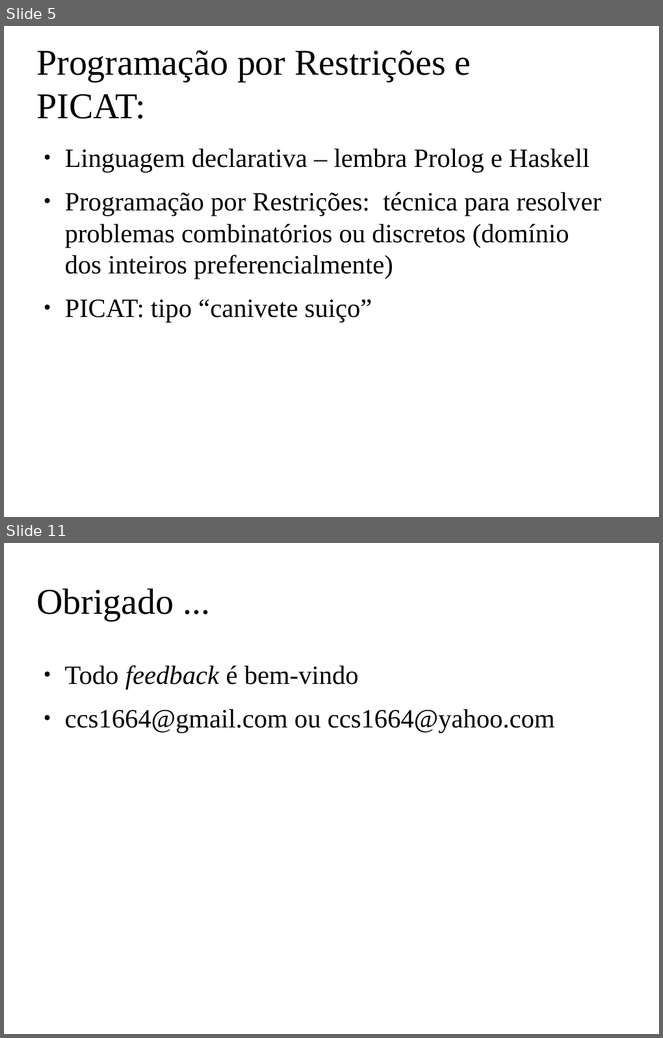
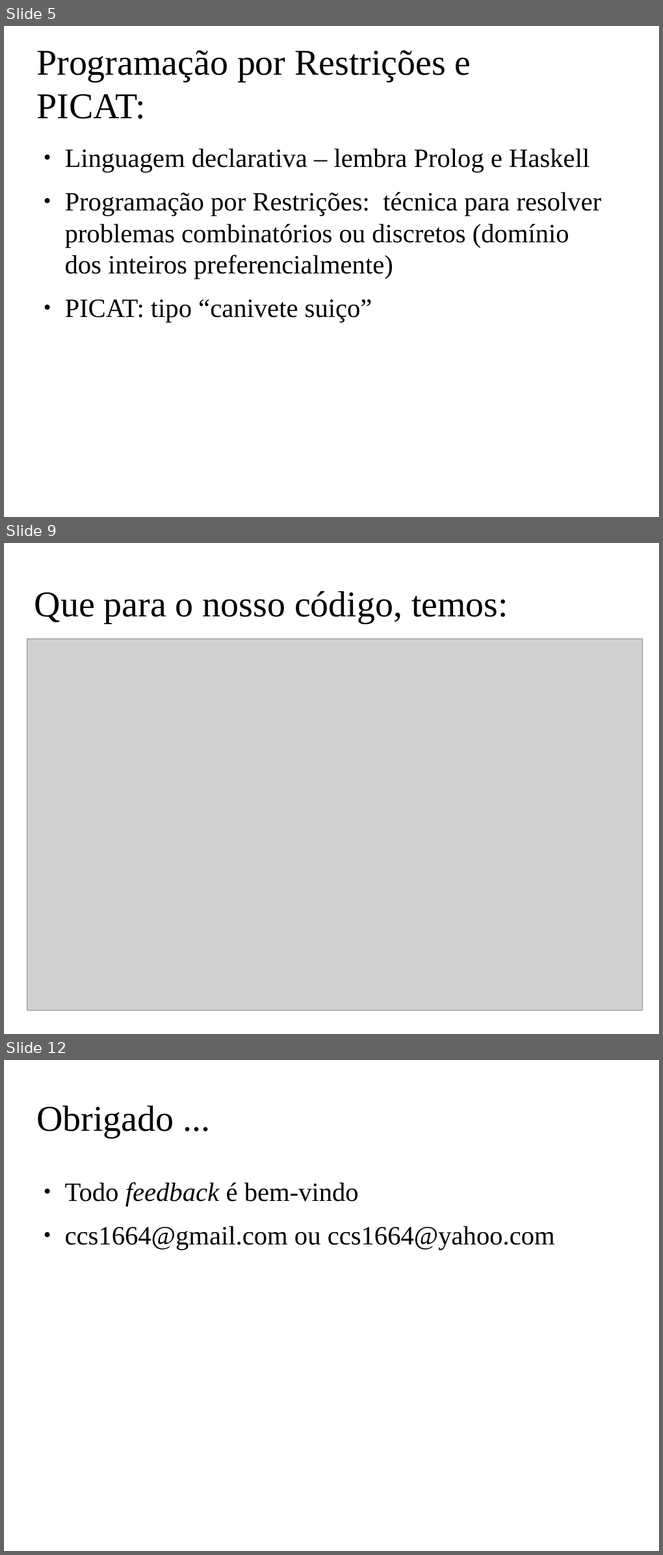
Before and after one commit to claudiosa/CCS, a slide deck: picat/YOUTUBE_Racha_Cuca/slides_racha_cuca.odp. Shown one above the other, each under a label of ours: slides 5 and 11 before the commit, slides 5, 9 and 12 after it; the slides between them are not shown. The pictures are 663x1038 and 663x1555 pixels, drawn with LibreOffice and Linux fonts; fonts in the diff are those of the drawing; grey boxes stand for pictures; background and template pictures are left out. Boxes give left, top, right and bottom in pixels: in the first picture for what was removed or moved away, otherwise in the second. Text is boxed around its words. In the diff, an @@ line names an element or a change of style, - is before the commit and + after.

```diff
--- a/picat/YOUTUBE_Racha_Cuca/slides_racha_cuca.odp
+++ b/picat/YOUTUBE_Racha_Cuca/slides_racha_cuca.odp
@@ slide 9 added at [4,543,659,1034], background picture (left out) @@
@@ title added at [35,591,508,623], 44 pt, text #000000 @@
+Que para o nosso código, temos:
@@ picture added at [27,639,643,1011] @@
@@ what was slide 11 is now slide 12 @@
```
Also in this commit, not shown: 5 slides changed, 2 other slides added, 2 slides removed, 6 other files.
